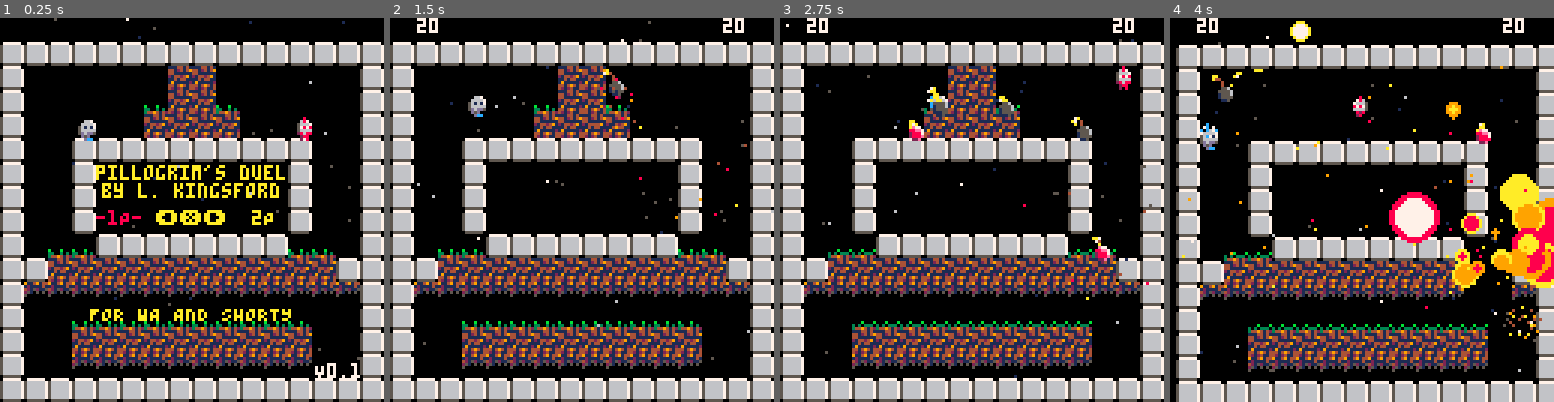
Above: before the commit, frames 1-4 (left to right).
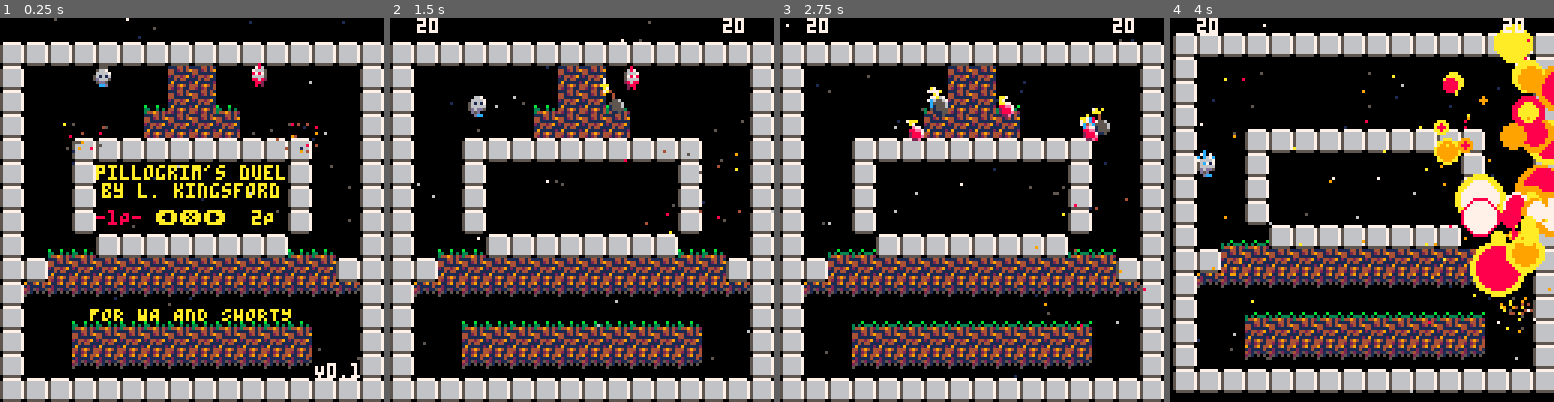
Above: after the commit, the same moments.

Repository: lkingsford/pico8-projects
Game: PICO-8 cartridge plat1.p8
Same seed, same stepped clock (60 frames per second), same inputs: the game is played once before the commit and once after it.
Inputs:
- Up to frame 1 (0.25 s): no input
- Up to frame 2 (1.5 s): tap X (X key) at 0.33, 1.07 s; tap O (Z key) at 0.7 s
- Up to frame 3 (2.75 s): hold Right 1.6-2.1 s; tap O (Z key) at 1.7, 2.1, 2.5 s; tap X (X key) at 1.85 s; hold Up 2.15-2.42 s; hold Right from 2.47 s (still down)
- Up to frame 4 (4 s): tap O (Z key) at 2.9, 3.3, 3.7 s; tap X (X key) at 2.97 s; release Right at 3.03 s; hold Left 3.08-3.58 s; hold Down 3.63-3.97 s

The runs differ from the first frame. In frame 1, 0.9% of the frame differs, in the area x 16-83%, y 11-36%; in frame 2, 0.8%; in frame 3, 1.3%; in frame 4, 54%, in the area x 0-100%, y 0-100%.

Commit message:
AI play with self in menu

Diff:
--- a/plat1.p8
+++ b/plat1.p8
@@ -53,7 +53,9 @@
 	_draw = _draw_menu
 	_update = _update_menu
 	player_selected = 0
-	for i in all(actors) do i.player = 255 end
+	-- Have them just play during menu
+	p0.player = -1
+	p1.player = -1
 end
 
 function _update_menu()
@@ -837,11 +839,13 @@
 			end
 		end
 	end
-	mode_s = mode_ai(actor)
-	add(goals, mode_s)
-
-
-	local H = get_human(actor)
+	if mode_ai then
+		mode_s = mode_ai(actor)
+		add(goals, mode_s)
+	end
+
+
+	local H = get_other_player(actor)
 
 	-- Always check if should just throw a bomb if not holding anything
 	local bomb_should_throw = should_throw(actor)
@@ -931,7 +935,7 @@
 		actor.go_to_override = {
 			original_go_to = go_to,
 			go_to = run_away_to(go_to),
-			t = rnd(60)+15+(actor_distance(actor, get_human(actor)) / 2),
+			t = rnd(60)+15+(actor_distance(actor, get_other_player(actor)) / 2),
 			bomb = actor.y < go_to.y
 		}
 	end
@@ -1042,26 +1046,22 @@
 	}
 end
 
-function get_human(actor)
-	for a in all(actors) do
-		if a.player != nil and a != actor then
-			return a
-		end
-	end
+function get_other_player(actor)
+	if actor == p1 then return p0 else return p1 end
 end
 
 function human_player_direction(actor)
-	local h = get_human(actor)
+	local h = get_other_player(actor)
 	if h.x < actor.x then return -1 else return 1 end
 end
 
 function should_throw(actor, bomb)
 	-- TODO: Make this check
-	local d = actor_distance(actor, get_human(actor))
+	local d = actor_distance(actor, get_other_player(actor))
 
 	-- Drop if below
-	if abs(actor.x - get_human(actor).x) < 6 then
-		if below_is_clear(actor, get_human(actor).y) then
+	if abs(actor.x - get_other_player(actor).x) < 6 then
+		if below_is_clear(actor, get_other_player(actor).y) then
 			return 2
 		end
 	end
@@ -1077,7 +1077,7 @@
 
 function should_horiz_fire(actor, weapon, dx)
 	-- TODO: Make this check
-	if weapon.last_action > 15 and abs(get_human(actor).y - actor.y) < 16 then
+	if weapon.last_action > 15 and abs(get_other_player(actor).y - actor.y) < 16 then
 		return true
 	end
 end
@@ -1187,7 +1187,7 @@
 			-- Got teddy
 			stat.goal = GOAL_RUN
 			stat.weight = 10
-			stat.target = get_human(actor)
+			stat.target = get_other_player(actor)
 		end
 	else
 		for i in all(actors) do
@@ -1579,9 +1579,9 @@
 	local S = basic_ai_stat()
 	-- TODO: should_horiz_fire should take ddx, not just dx
 	if launcher.held_by == actor then
-		if actor_distance(actor, get_human(actor)) < 24 then
+		if actor_distance(actor, get_other_player(actor)) < 24 then
 			S.goal = GOAL_RUN
-			S.target = get_human(actor)
+			S.target = get_other_player(actor)
 			S.weight = 6
 		elseif should_horiz_fire(actor, launcher, 16) then
 			S.action = true
Not shown, changed: carts/plat1.p8.png
